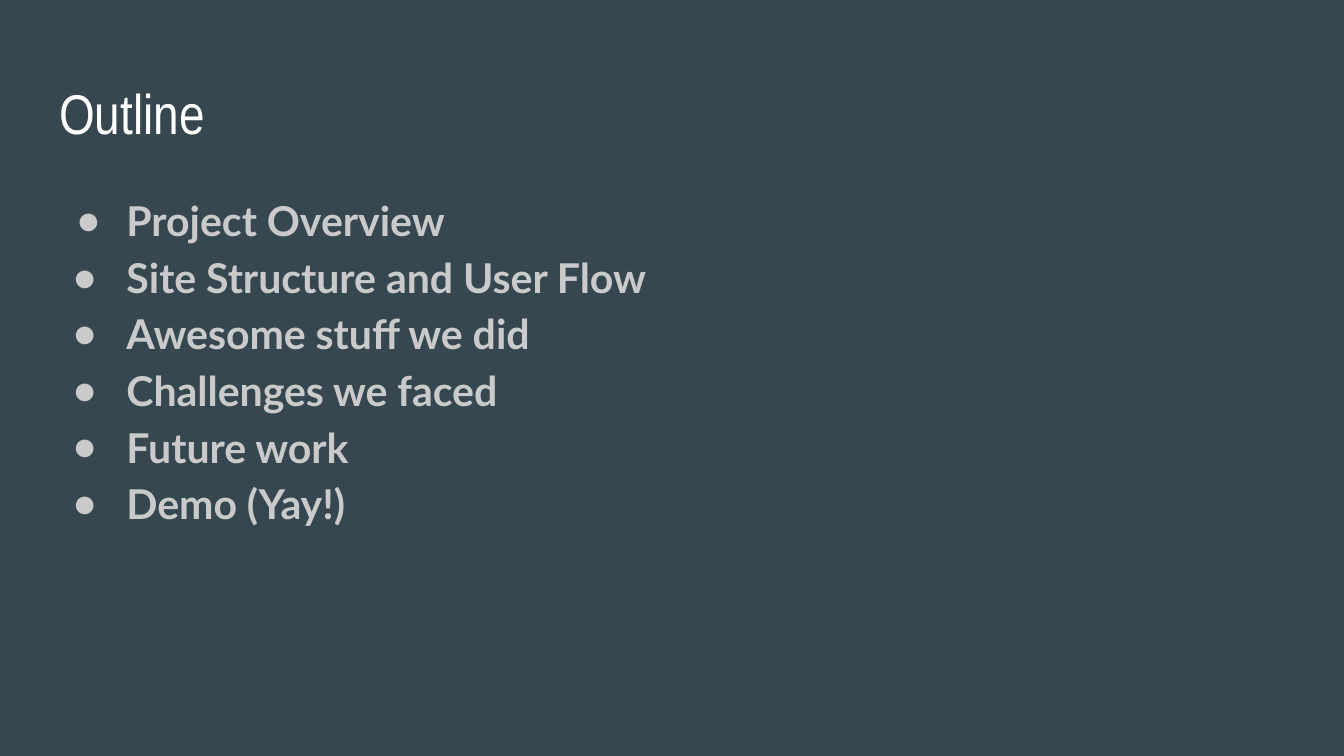
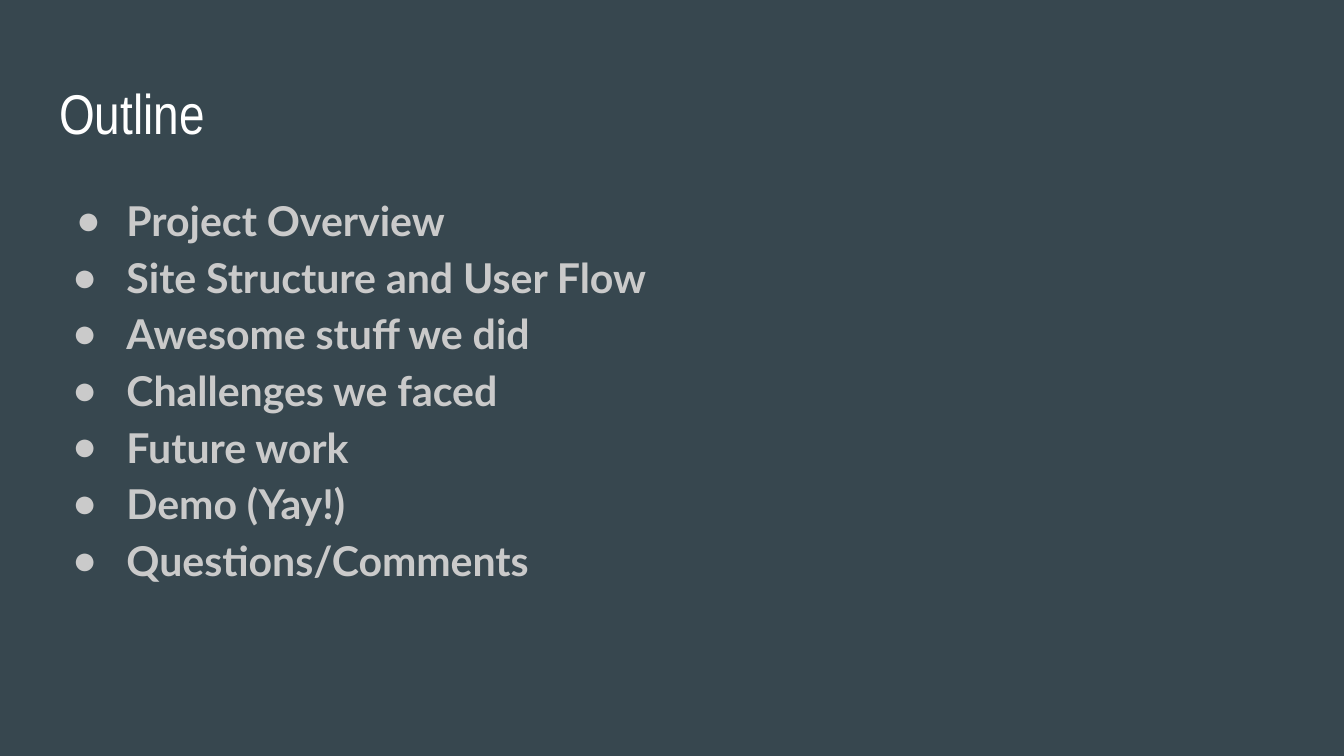
Before and after one commit to bethbailey/survey-search, a slide deck: slide 2 of Final Presentation/Final CS Project Presentation-2.pptx. Drawn at 1344x756 pixels with LibreOffice and Linux fonts; fonts in the diff are those of the drawing. Boxes give left, top, right and bottom in pixels: in the first picture for what was removed or moved away, otherwise in the second. Text is boxed around its words. In the diff, an @@ line names an element or a change of style, - is before the commit and + after.

```diff
--- a/Final Presentation/Final CS Project Presentation-2.pptx
+++ b/Final Presentation/Final CS Project Presentation-2.pptx
@@ text at (x1=126, y1=545, x2=528, y2=582): paragraph added @@
+● Questions/Comments
```
Also in this commit, not shown: 4 other slides changed, 5 other files.
